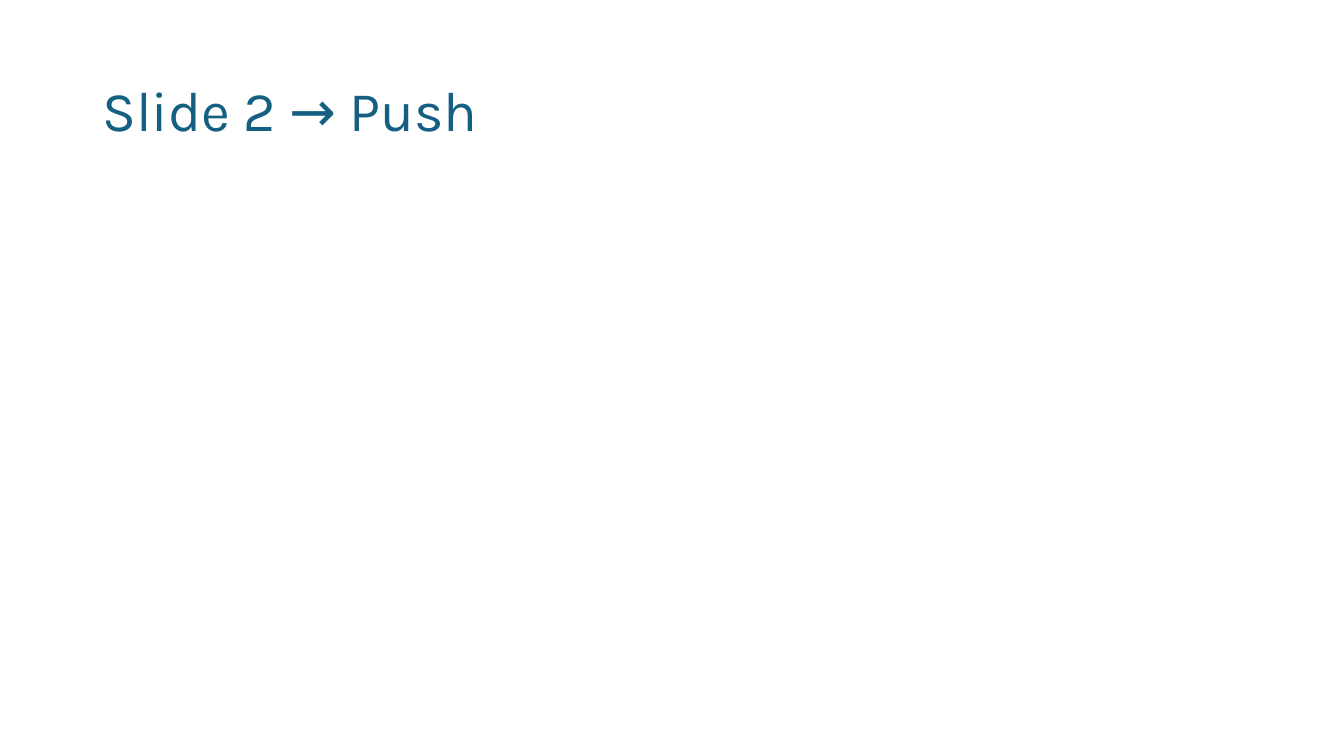
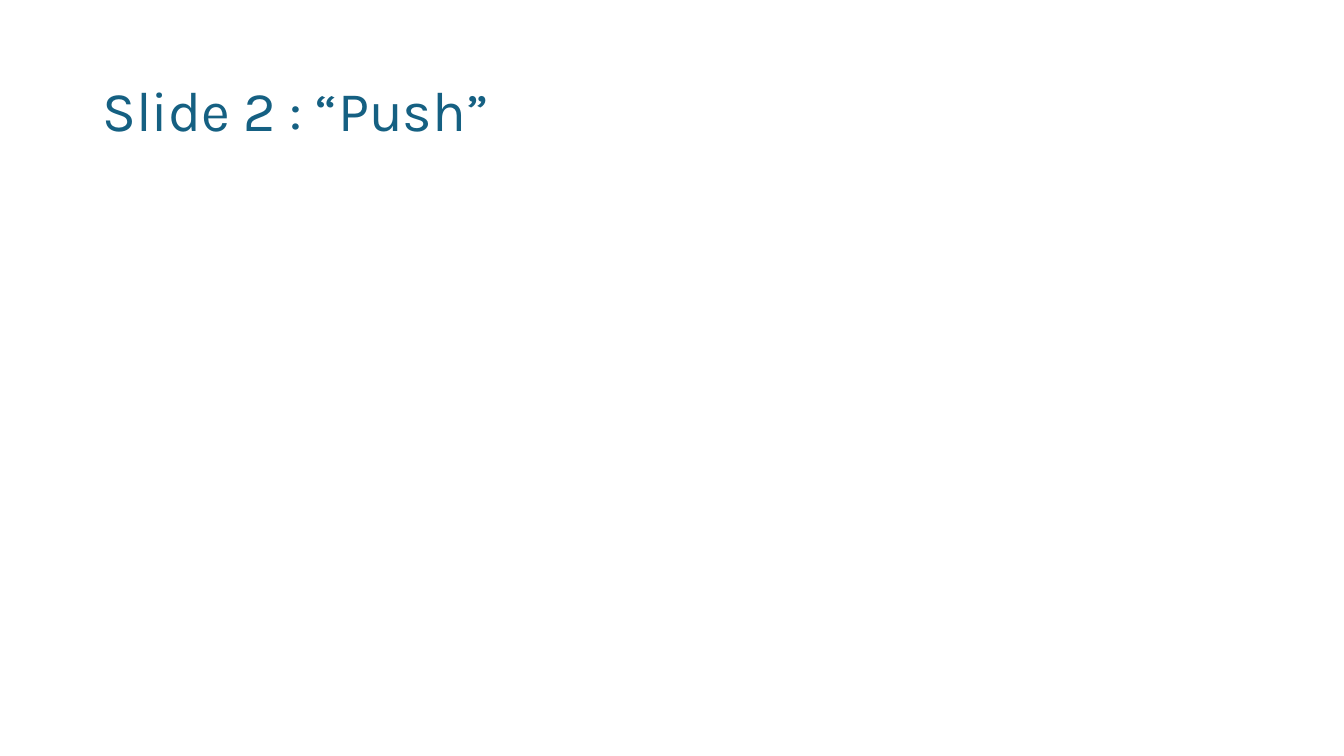
Before and after one commit to onysu/kursus, a slide deck: slide 2 of assets/files/4_Slide_Transisi.pptx. Drawn at 1344x756 pixels with LibreOffice and Linux fonts; fonts in the diff are those of the drawing. Boxes give left, top, right and bottom in pixels: in the first picture for what was removed or moved away, otherwise in the second. Text is boxed around its words. In the diff, an @@ line names an element or a change of style, - is before the commit and + after.

```diff
--- a/assets/files/4_Slide_Transisi.pptx
+++ b/assets/files/4_Slide_Transisi.pptx
@@ title at (x1=102, y1=92, x2=489, y2=132): text changed @@
-Slide 2 → Push
+Slide 2 : “Push”
```
Also in this commit, not shown: 3 other slides changed, 1 other file.
